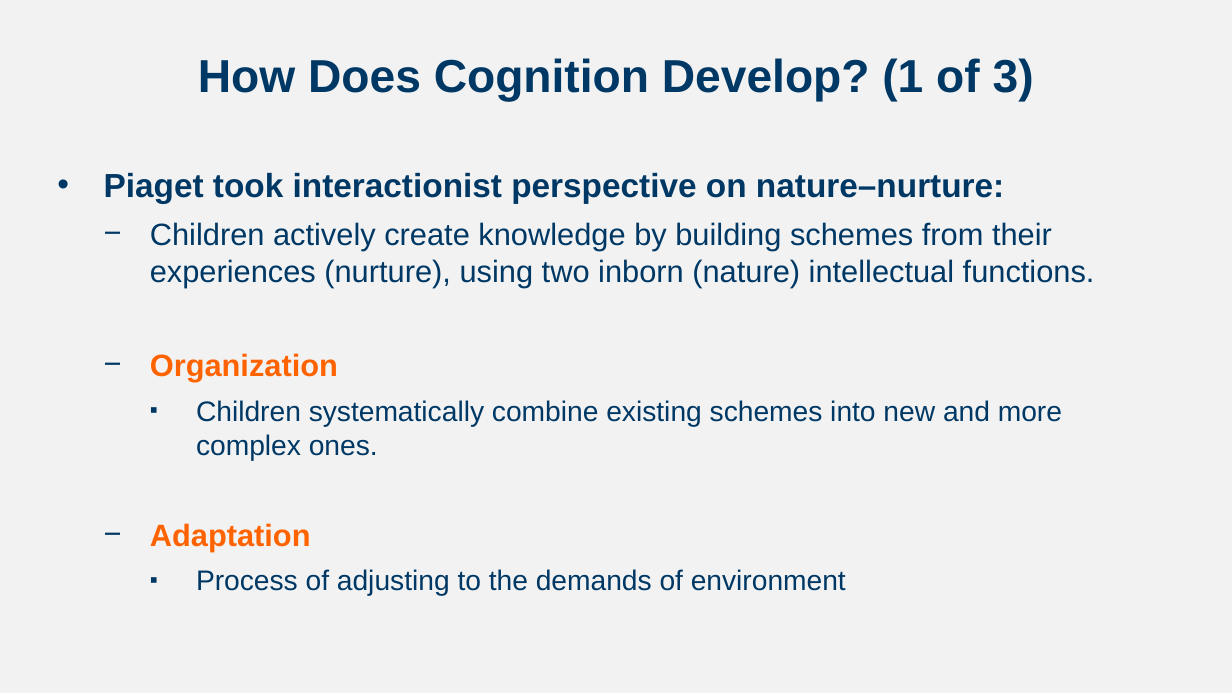
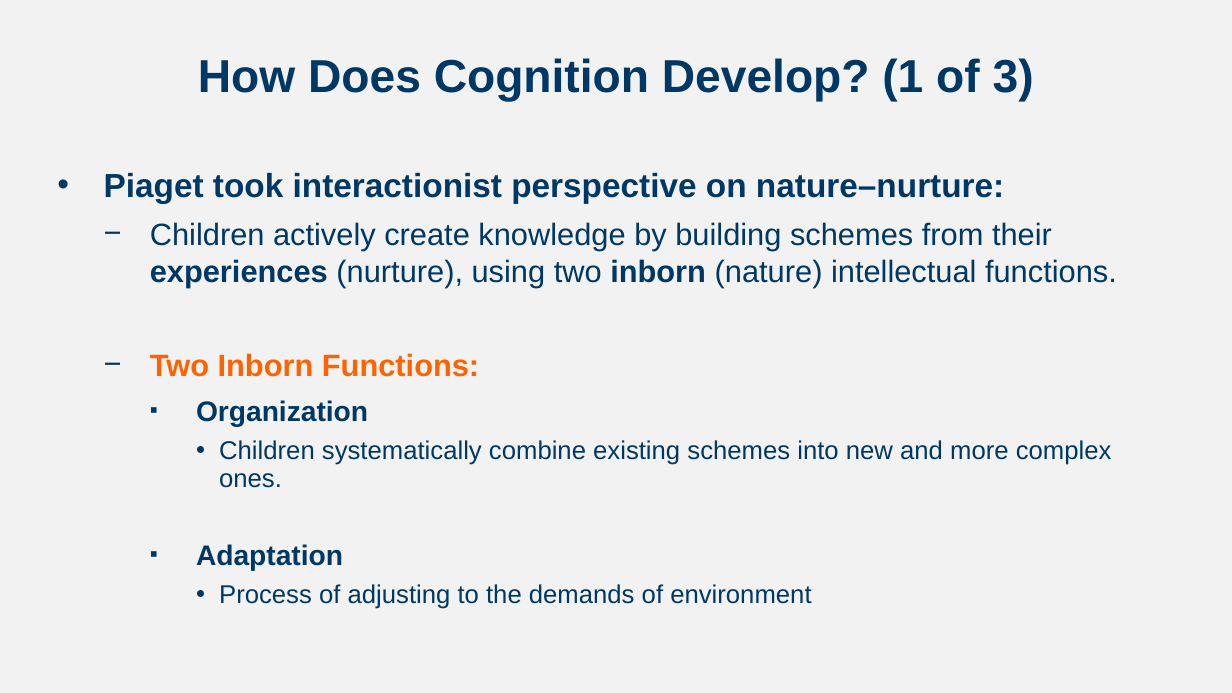
Before and after one commit to npm27/Teaching-Materials, a slide deck: slide 5 of Developmental Fall 23/Slides/Chapter 6.pptx (slide 4 before the commit). Drawn at 1232x693 pixels with LibreOffice and Linux fonts; fonts in the diff are those of the drawing. Boxes give left, top, right and bottom in pixels: in the first picture for what was removed or moved away, otherwise in the second. Text is boxed around its words. In the diff, an @@ line names an element or a change of style, - is before the commit and + after.

```diff
--- a/Developmental Fall 23/Slides/Chapter 6.pptx
+++ b/Developmental Fall 23/Slides/Chapter 6.pptx
@@ text at <box>150,222,1117,609</box>: bold on in "experiences inborn"; size 24 to 22 pt, text colour #FF6300 to #003865 in "Organization", "Adaptation"; size 22 to 20 pt in "Children systematically combine existing schemes into new ...", "Process of adjusting to the demands of ..."; bullet − to ▪; list level 2 to 3 in "Organization"; bullet ▪ to •; list level 3 to 4 in "Children systematically combine existing schemes ..."; line spacing 1 to 0.9; list level 2 to 3 in "Adaptation"; list level 3 to 4 in "Process of adjusting to the ..." @@
@@ text at <box>150,353,479,377</box>: paragraph added @@
+  − Two Inborn Functions:
```
Also in this commit, not shown: 9 other slides changed, 4 slides added, 1 slide removed, 1 other file.
